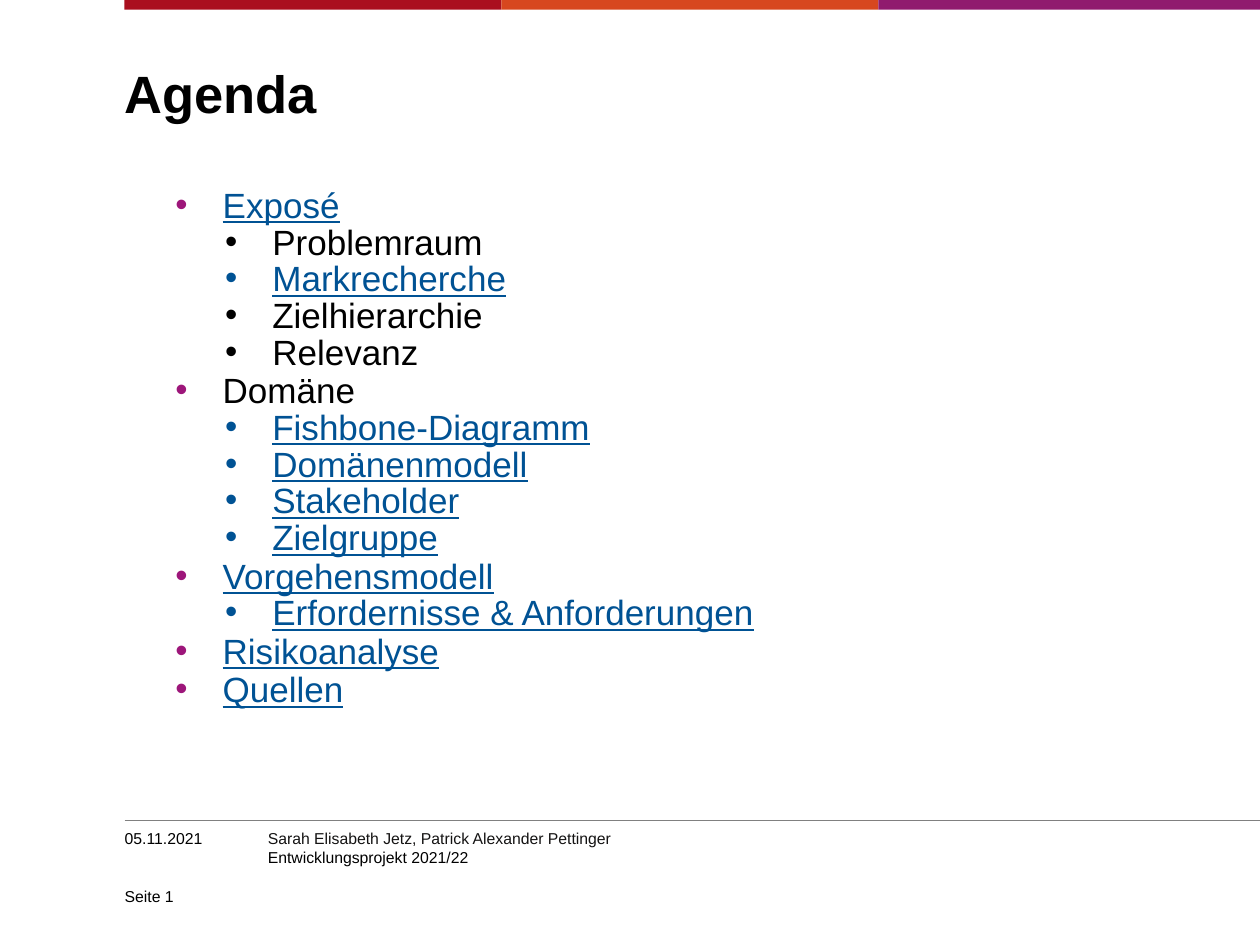
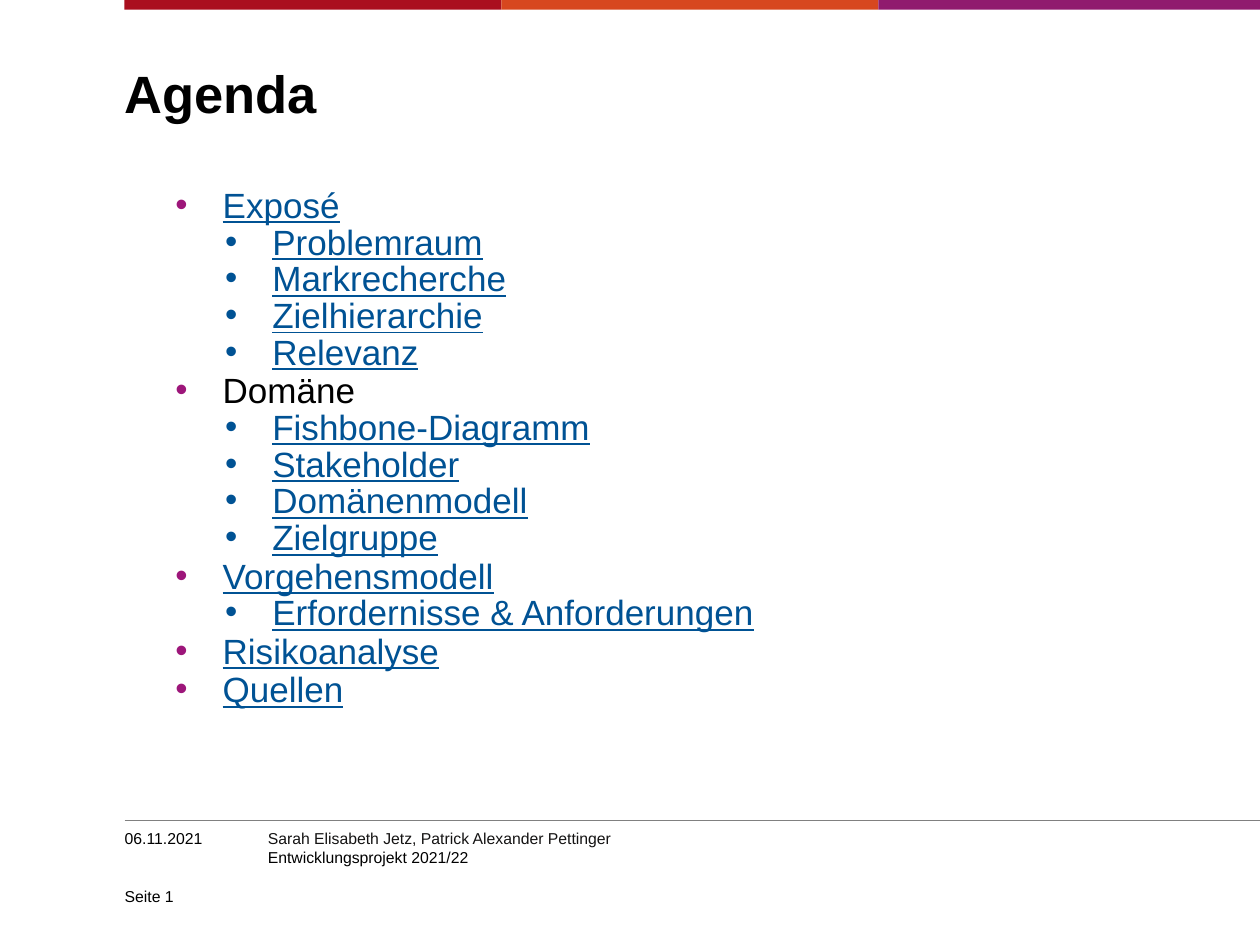
Before and after one commit to SJetz/EPWS2122JetzPettinger, a slide deck: slide 1 of Entwicklungsprojekt202122.pptx. Drawn at 1260x945 pixels with LibreOffice and Linux fonts; fonts in the diff are those of the drawing; background and template pictures are left out. Boxes give left, top, right and bottom in pixels: in the first picture for what was removed or moved away, otherwise in the second. Text is boxed around its words. In the diff, an @@ line names an element or a change of style, - is before the commit and + after.

```diff
--- a/Entwicklungsprojekt202122.pptx
+++ b/Entwicklungsprojekt202122.pptx
@@ text at [272,229,482,370]: text colour #000000 to #005294, underline on in "Problemraum", "Zielhierarchie", "Relevanz" @@
@@ text at [272,451,459,482]: paragraph added @@
+        • Stakeholder
@@ text at [272,487,459,519]: paragraph removed @@
-        • Stakeholder
@@ text at [125,833,203,844]: text changed @@
-05.11.2021
+06.11.2021
```
Also in this commit, not shown: 12 other slides changed.
